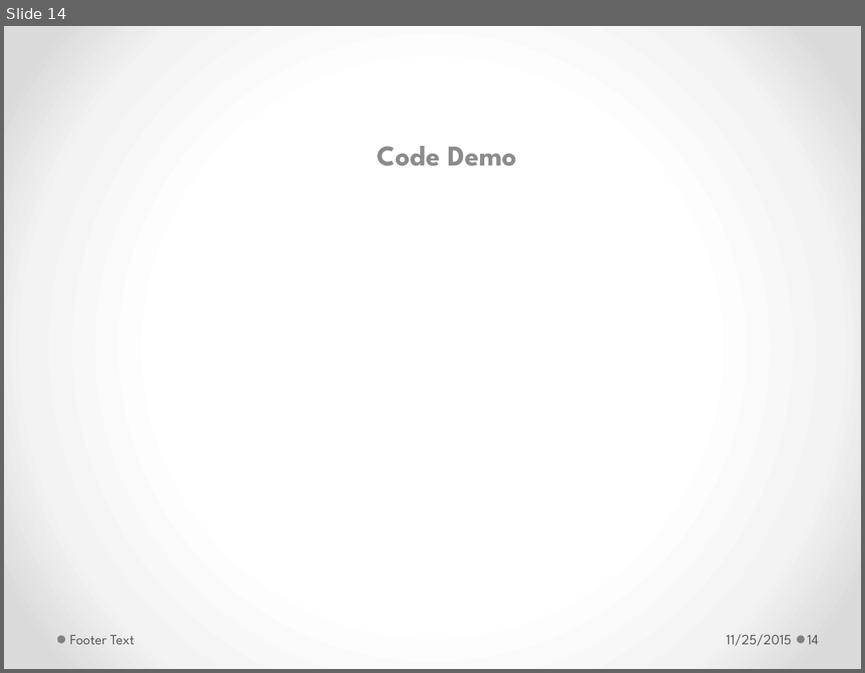
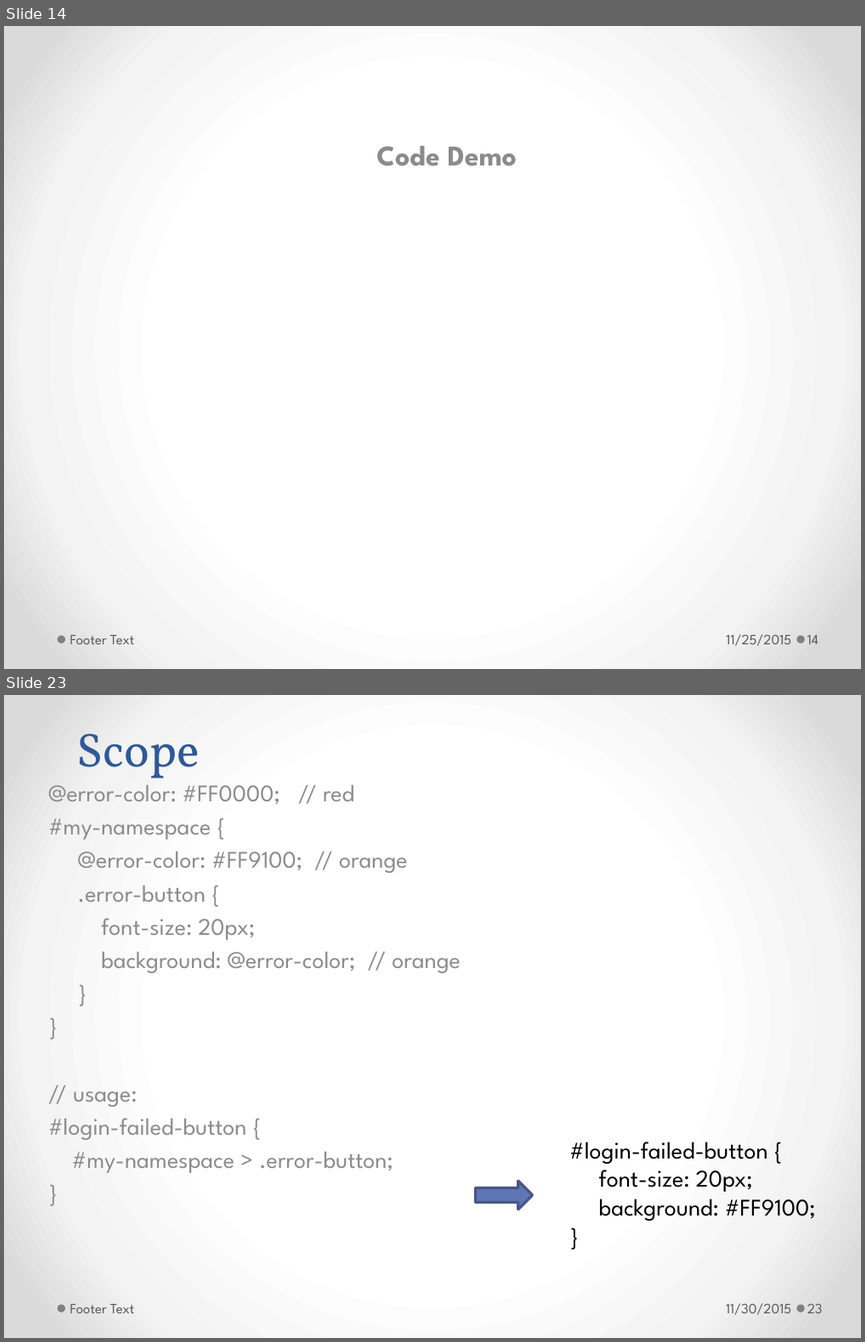
Before and after one commit to h-t-tran/work, a slide deck: brownbag/less/tech-presentation-less.pptx. Shown one above the other, each under a label of ours: slide 14 before the commit, slides 14 and 23 after it; the slides between them are not shown. The pictures are 865x673 and 865x1342 pixels, drawn with LibreOffice and Linux fonts; fonts in the diff are those of the drawing. Boxes give left, top, right and bottom in pixels: in the first picture for what was removed or moved away, otherwise in the second. Text is boxed around its words. In the diff, an @@ line names an element or a change of style, - is before the commit and + after.

```diff
--- a/brownbag/less/tech-presentation-less.pptx
+++ b/brownbag/less/tech-presentation-less.pptx
@@ slide 23 added at [4,695,861,1338], background gradient #FFFFFF to #F4F4F4 to #DADADA; not listed: 2 template elements that a slide beside it also shows @@
@@ title added at [77,733,200,788], 40 pt, text #2F5897 @@
+Scope
@@ subtitle added at [48,777,460,1173], 20 pt, text #8C8C8C @@
+@error-color: #FF0000; // red
+#my-namespace {
+@error-color: #FF9100; // orange
+.error-button {
+font-size: 20px;
+background: @error-color; // orange
+}
+}
+// usage:
+#login-failed-button {
+#my-namespace > .error-button;
+}
@@ text added at [569,1141,816,1220], 20 pt, text #000000 @@
+#login-failed-button {
+font-size: 20px;
+background: #FF9100;
+}
@@ right arrow added at [475,1181,533,1209], fill #6076B4, outline #475785 2.25 pt @@
@@ text added at [70,1304,134,1313], 12 pt, text #595959 @@
+Footer Text
@@ text added at [726,1303,791,1315], 12 pt, text #595959 @@
+11/30/2015
@@ page number added at [807,1304,823,1313], 12 pt, text #595959 @@
+23
```
Also in this commit, not shown: 5 slides changed, 4 other slides added, 1 slide removed.
